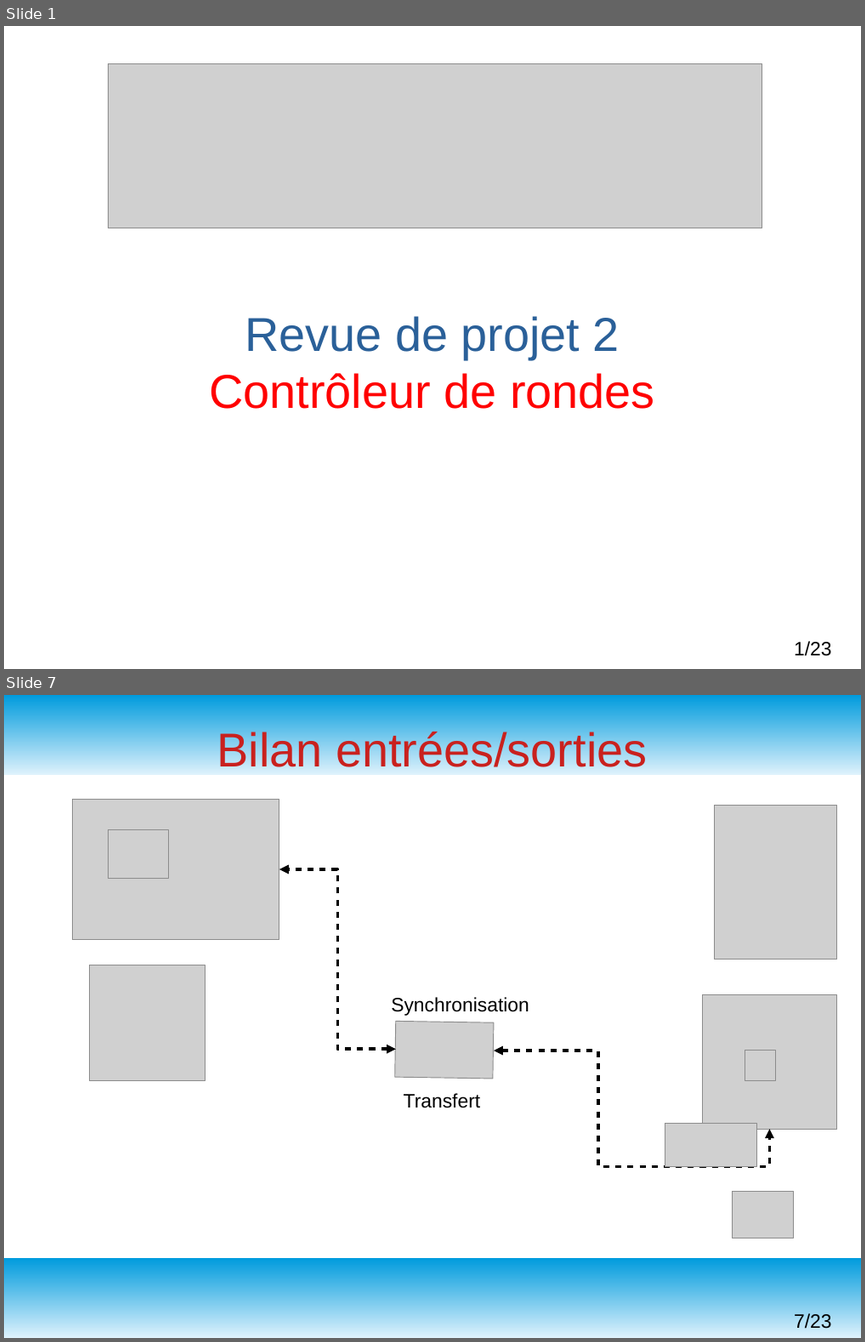
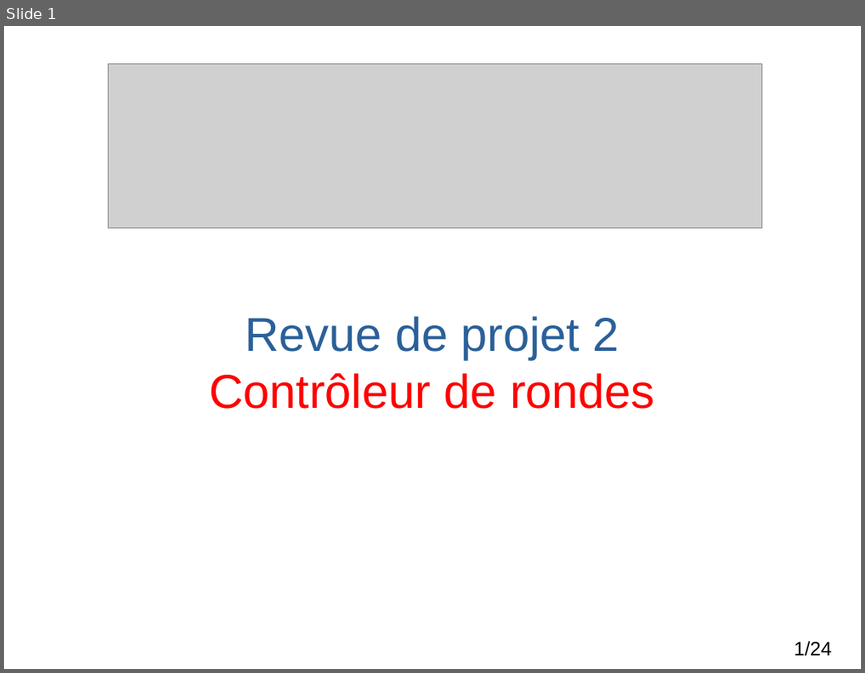
Before and after one commit to msoulard/ControleurDeRondes, a slide deck: Diapos/DiapoRevue2.odp. Shown one above the other, each under a label of ours: slides 1 and 7 before the commit, slide 1 after it; the slides between them are not shown. The pictures are 865x1342 and 865x673 pixels, drawn with LibreOffice and Linux fonts; fonts in the diff are those of the drawing; grey boxes stand for pictures; background and template pictures are left out. Boxes give left, top, right and bottom in pixels: in the first picture for what was removed or moved away, otherwise in the second. Text is boxed around its words. In the diff, an @@ line names an element or a change of style, - is before the commit and + after.

```diff
--- a/Diapos/DiapoRevue2.odp
+++ b/Diapos/DiapoRevue2.odp
@@ slide 7 removed at (4, 695, 861, 1338), background #FFFFFF @@
@@ rectangle removed at (4, 695, 861, 775) @@
@@ title removed at (217, 729, 647, 775) @@
-Bilan entrées/sorties
@@ picture removed at (72, 800, 280, 940) @@
@@ picture removed at (714, 805, 836, 959) @@
@@ picture removed at (109, 829, 168, 879) @@
@@ elbow double arrow removed from (396, 1049) to (279, 869) @@
@@ picture removed at (90, 964, 205, 1081) @@
@@ text removed at (391, 997, 529, 1015) @@
-Synchronisation
@@ picture removed at (703, 995, 837, 1129) @@
@@ picture removed at (395, 1021, 494, 1078) @@
@@ elbow double arrow removed from (494, 1050) to (770, 1129) @@
@@ picture removed at (745, 1050, 775, 1081) @@
@@ text removed at (404, 1093, 480, 1108) @@
-Transfert
@@ picture removed at (664, 1123, 756, 1166) @@
@@ picture removed at (732, 1191, 794, 1237) @@
@@ rectangle removed at (4, 1258, 861, 1338) @@
@@ page number removed at (794, 1313, 831, 1328) @@
-7/23
@@ page number at (794, 641, 831, 656): text changed @@
-1/23
+1/24
```
Also in this commit, not shown: 5 slides changed, 15 slides added, 13 other slides removed, 23 other files.
